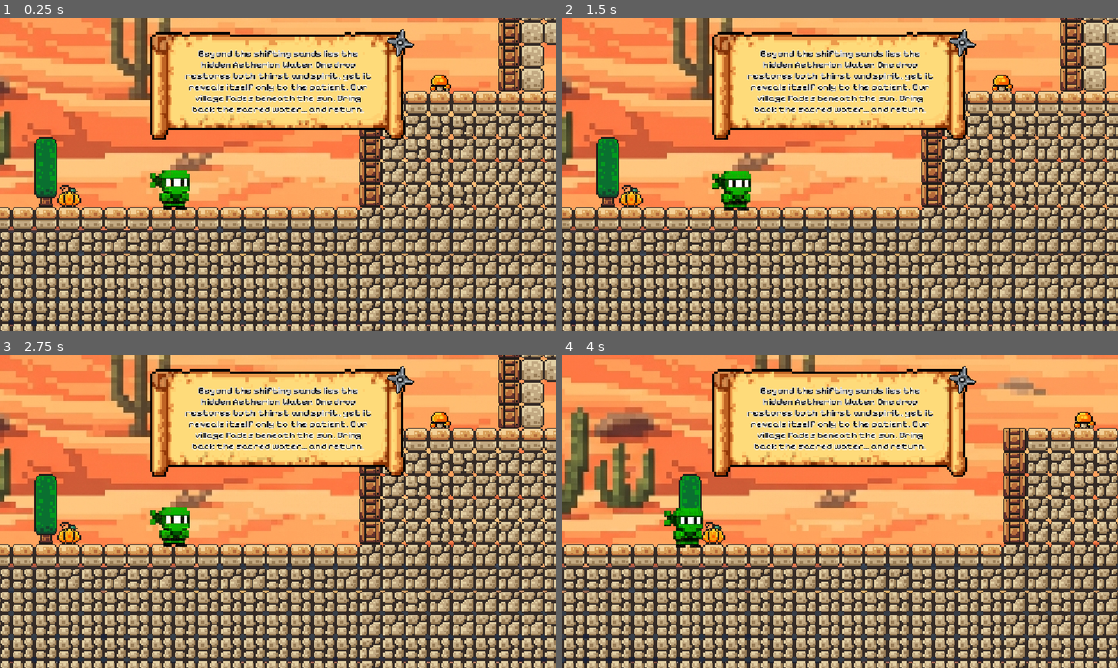
Above: before the commit, frames 1-4 (two rows, left to right).
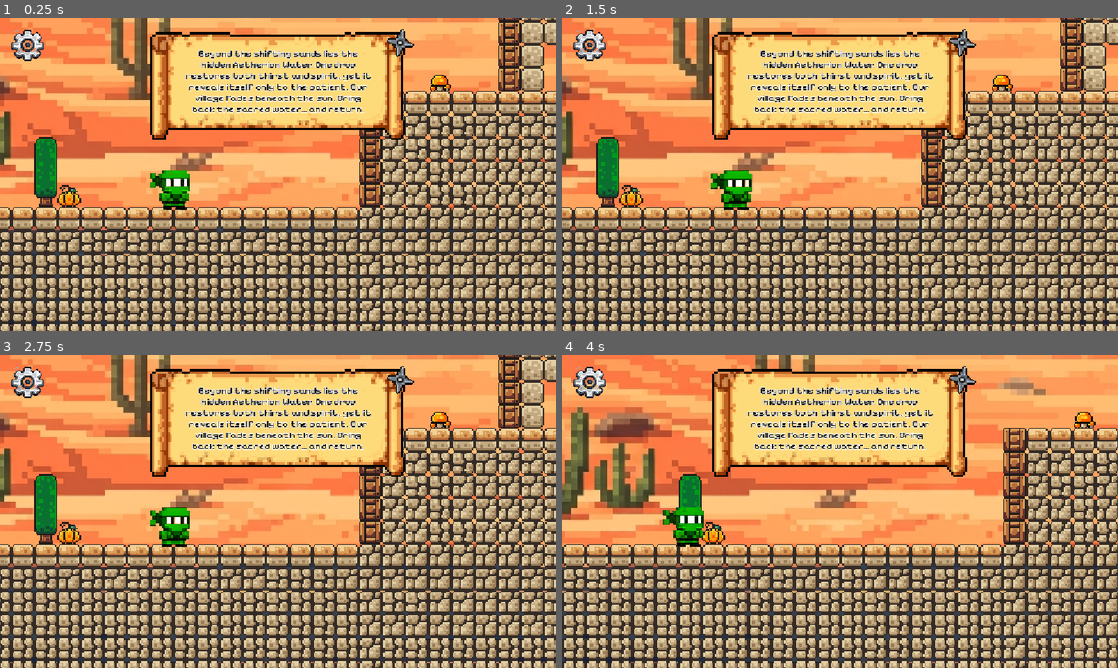
Above: after the commit, the same moments.

Repository: marckienriquez/ninjabbles-repo
Game: Godot game, scene res://scene/average_screen.tscn
Two runs of this game, one before a commit and one after it. Both use one fixed random seed, a clock stepped at 60 frames per second and the inputs below. This scene is started directly instead of the project's main scene.
Inputs (mouse positions are in pixels of both pictures, inside the frame that each line leads up to):
- Up to frame 1 (0.25 s): no input
- Up to frame 2 (1.5 s): click (589, 46) at 0.52 s; click (917, 212) at 1.27 s
- Up to frame 3 (2.75 s): tap Enter (ui_accept) at 2 s; drag from (172, 524) to (372, 533) at 2.02 s
- Up to frame 4 (4 s): drag from (728, 527) to (934, 533) at 2.77 s; move the mouse to (895, 442) at 3.52 s; hold Left (ui_left) from 3.53 s (still down)

The runs differ from the first frame. In frame 1, 0.4% of the frame differs, in the area x 2-8%, y 3-14%; in frame 2, 0.7%; in frame 3, 0.6%; in frame 4, 0.7%, in the area x 2-26%, y 3-62%.
Error before the commit: Invalid access to property or key 'pressed' on a base object of type 'null instance'. (res://scene/game_manager.gd:21)

Commit message:
reply to current lvl

Diff:
--- a/scene/average_screen.tscn
+++ b/scene/average_screen.tscn
@@ -22,6 +22,7 @@
 [ext_resource type="FontFile" uid="uid://3qsftis2m7nf" path="res://asset/PixelifySans-VariableFont_wght.ttf" id="13_jnqrk"]
 [ext_resource type="Script" uid="uid://hubdrtesio54" path="res://scripts/timer.gd" id="14_4hgsv"]
 [ext_resource type="Texture2D" uid="uid://bmx1scorbmo76" path="res://asset/others/scroll-timer.png" id="15_ww6gl"]
+[ext_resource type="Texture2D" uid="uid://b4db7asq1cqss" path="res://asset/others/settings.png" id="22_cm5sm"]
 [ext_resource type="AudioStream" uid="uid://dchqrj003eqg" path="res://music/aud_average.mp3" id="23_3il77"]
 
 [sub_resource type="TileSetAtlasSource" id="TileSetAtlasSource_0hyr4"]
@@ -596,6 +597,14 @@
 vertical_alignment = 1
 uppercase = true
 
+[node name="settings" type="TextureButton" parent="CanvasLayer" unique_id=2018067894]
+offset_left = 20.0
+offset_top = 20.0
+offset_right = 390.0
+offset_bottom = 390.0
+scale = Vector2(0.2, 0.2)
+texture_normal = ExtResource("22_cm5sm")
+
 [node name="Ladder_tscn" parent="." unique_id=1311348962 instance=ExtResource("11_1ivf0")]
 position = Vector2(120, -8)
 
--- a/scene/character_select.tscn
+++ b/scene/character_select.tscn
@@ -47,22 +47,29 @@
 
 [node name="Back" type="TextureButton" parent="." unique_id=1981358304]
 clip_contents = true
-layout_mode = 0
-offset_left = 6.0
-offset_top = 32.999996
-offset_right = 748.0
-offset_bottom = 389.0
-scale = Vector2(0.2, 0.2)
+layout_mode = 1
+offset_left = 20.0
+offset_top = 20.0
+offset_right = 340.0
+offset_bottom = 209.0
+scale = Vector2(0.5, 0.5)
 texture_normal = ExtResource("4_lkekb")
 
 [node name="Play" type="TextureButton" parent="." unique_id=160264536]
 clip_contents = true
-layout_mode = 0
-offset_left = 965.0
-offset_top = 370.0
-offset_right = 1707.0
-offset_bottom = 865.0
-scale = Vector2(0.25, 0.25)
+layout_mode = 1
+anchors_preset = 3
+anchor_left = 1.0
+anchor_top = 1.0
+anchor_right = 1.0
+anchor_bottom = 1.0
+offset_left = -223.0
+offset_top = -294.0
+offset_right = 519.0
+offset_bottom = 201.0
+grow_horizontal = 0
+grow_vertical = 0
+scale = Vector2(0.3, 0.3)
 texture_normal = ExtResource("5_i3lkr")
 
 [node name="AnimatedSprite2D" type="AnimatedSprite2D" parent="." unique_id=1316913517]
--- a/scene/easy_screen.tscn
+++ b/scene/easy_screen.tscn
@@ -19,6 +19,7 @@
 [ext_resource type="Texture2D" uid="uid://bmx1scorbmo76" path="res://asset/others/scroll-timer.png" id="11_ivbv5"]
 [ext_resource type="Script" uid="uid://hubdrtesio54" path="res://scripts/timer.gd" id="12_jjpml"]
 [ext_resource type="AudioStream" uid="uid://dt4heuw6bmix0" path="res://music/aud_easy.mp3" id="19_c48df"]
+[ext_resource type="Texture2D" uid="uid://b4db7asq1cqss" path="res://asset/others/settings.png" id="19_opevt"]
 
 [sub_resource type="TileSetAtlasSource" id="TileSetAtlasSource_gm46g"]
 texture = ExtResource("2_iwwbg")
@@ -435,6 +436,14 @@
 [node name="BlockEditor" parent="CanvasLayer" unique_id=912800315 instance=ExtResource("10_gm46g")]
 visible = false
 
+[node name="settings" type="TextureButton" parent="CanvasLayer" unique_id=1106818512]
+offset_left = 20.0
+offset_top = 20.0
+offset_right = 390.0
+offset_bottom = 390.0
+scale = Vector2(0.2, 0.2)
+texture_normal = ExtResource("19_opevt")
+
 [node name="AudioStreamPlayer" type="AudioStreamPlayer" parent="." unique_id=1209496841]
 stream = ExtResource("19_c48df")
 volume_db = -10.0
--- a/scene/game_settings.gd
+++ b/scene/game_settings.gd
@@ -49,4 +49,5 @@
 
 
 func _on_replay_pressed() -> void:
-	get_tree().change_scene_to_file("res://scene/easy_screen.tscn")
+	var current_scene = get_tree().current_scene.scene_file_path
+	get_tree().change_scene_to_file(current_scene)
--- a/scene/hard_screen.tscn
+++ b/scene/hard_screen.tscn
@@ -22,6 +22,7 @@
 [ext_resource type="PackedScene" uid="uid://w6ju4me3dphe" path="res://scene/ladder.tscn.tscn" id="13_efj10"]
 [ext_resource type="Script" uid="uid://hubdrtesio54" path="res://scripts/timer.gd" id="14_pm4ap"]
 [ext_resource type="Texture2D" uid="uid://bmx1scorbmo76" path="res://asset/others/scroll-timer.png" id="15_tgv2f"]
+[ext_resource type="Texture2D" uid="uid://b4db7asq1cqss" path="res://asset/others/settings.png" id="22_87sjf"]
 [ext_resource type="AudioStream" uid="uid://rodvpnfmyaul" path="res://music/aud_hard.mp3" id="23_aw72e"]
 
 [sub_resource type="TileSetAtlasSource" id="TileSetAtlasSource_0hyr4"]
@@ -611,6 +612,14 @@
 vertical_alignment = 1
 uppercase = true
 
+[node name="settings" type="TextureButton" parent="CanvasLayer" unique_id=650483984]
+offset_left = 20.0
+offset_top = 20.0
+offset_right = 390.0
+offset_bottom = 390.0
+scale = Vector2(0.2, 0.2)
+texture_normal = ExtResource("22_87sjf")
+
 [node name="Ladder_tscn" parent="." unique_id=841041022 instance=ExtResource("13_efj10")]
 position = Vector2(89, -8)
 
